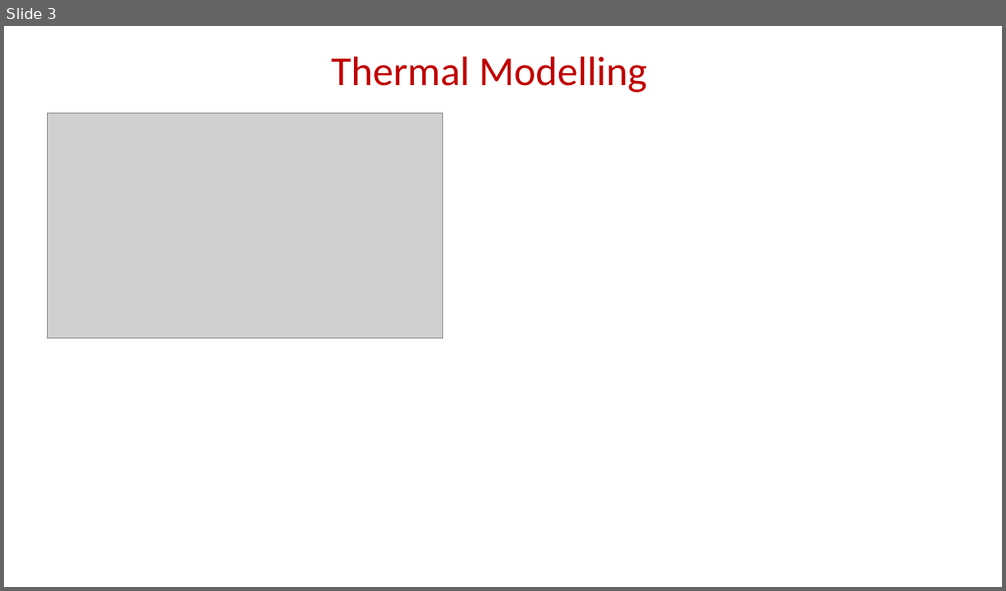
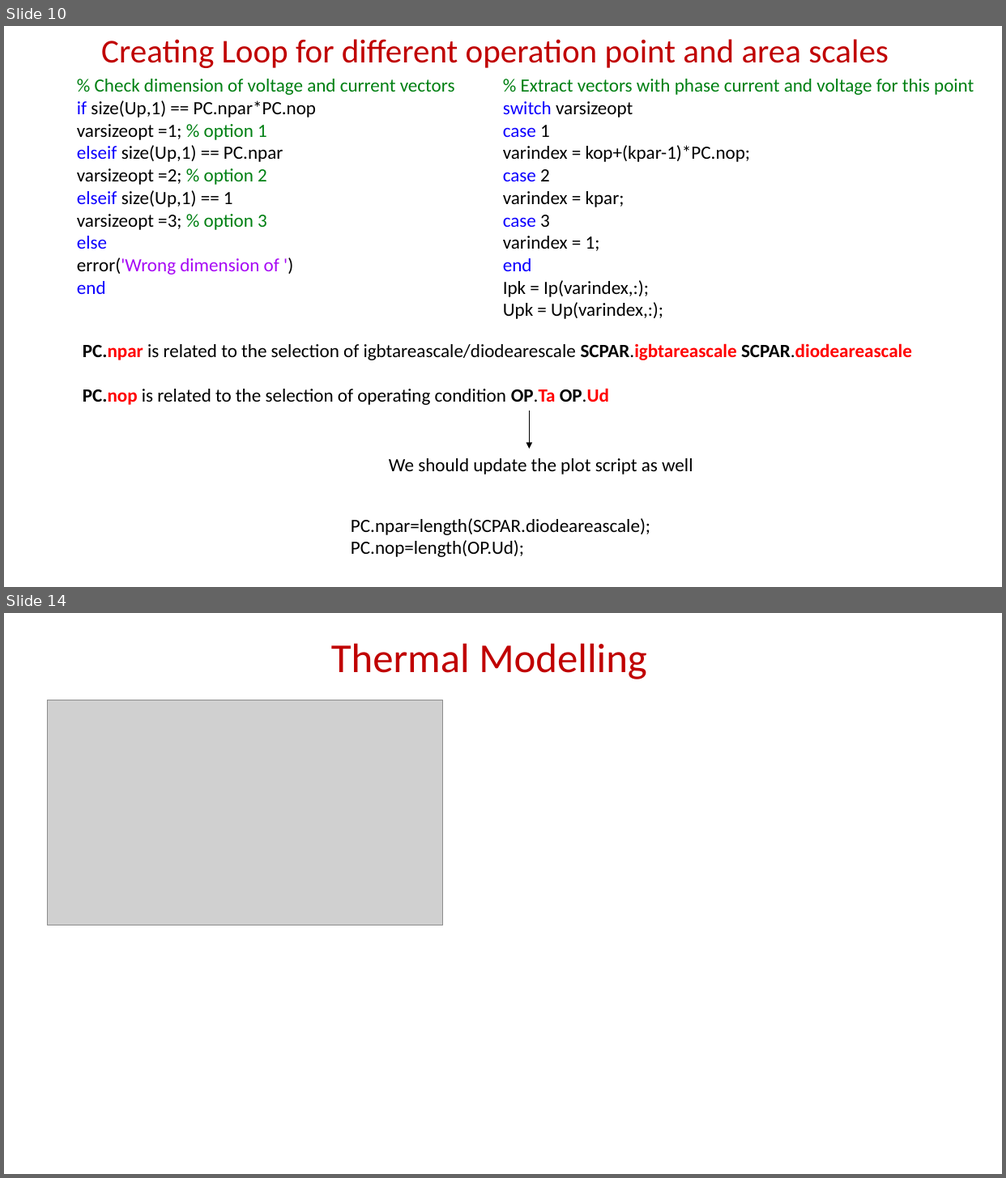
Before and after one commit to EnesAyaz/KTH, a slide deck: Weekly-Reports/IterativeSolutuon.pptx. Shown one above the other, each under a label of ours: slide 3 before the commit, slides 10 and 14 after it; the slides between them are not shown. The pictures are 1006x591 and 1006x1178 pixels, drawn with LibreOffice and Linux fonts; fonts in the diff are those of the drawing; grey boxes stand for pictures. Boxes give left, top, right and bottom in pixels: in the first picture for what was removed or moved away, otherwise in the second. Text is boxed around its words. In the diff, an @@ line names an element or a change of style, - is before the commit and + after.

```diff
--- a/Weekly-Reports/IterativeSolutuon.pptx
+++ b/Weekly-Reports/IterativeSolutuon.pptx
@@ slide 10 added at (4,26,1002,587), background #FFFFFF @@
@@ title added at (101,39,889,68), 32 pt, text #C00000 @@
+Creating Loop for different operation point and area scales
@@ text added at (77,79,455,294), 18 pt, text #000000 @@
+% Check dimension of voltage and current vectors
+if size(Up,1) == PC.npar*PC.nop
+varsizeopt =1; % option 1
+elseif size(Up,1) == PC.npar
+varsizeopt =2; % option 2
+elseif size(Up,1) == 1
+varsizeopt =3; % option 3
+else
+error('Wrong dimension of ')
+end
@@ text added at (503,79,974,319), 18 pt, text #000000 @@
+% Extract vectors with phase current and voltage for this point
+switch varsizeopt
+case 1
+varindex = kop+(kpar-1)*PC.nop;
+case 2
+varindex = kpar;
+case 3
+varindex = 1;
+end
+Ipk = Ip(varindex,:);
+Upk = Up(varindex,:);
@@ text added at (83,344,912,405), 18 pt, text #000000 @@
+PC.npar is related to the selection of igbtareascale/diodearescale SCPAR.igbtareascale SCPAR.diodeareascale
+PC.nop is related to the selection of operating condition OP.Ta OP.Ud
@@ arrow added from (530, 411) to (530, 449), #000000 0.5 pt @@
@@ text added at (389,459,692,475), 18 pt, text #000000 @@
+We should update the plot script as well
@@ text added at (351,518,650,557), 18 pt, text #000000 @@
+PC.npar=length(SCPAR.diodeareascale);
+PC.nop=length(OP.Ud);
@@ what was slide 3 is now slide 14 @@
```
Also in this commit, not shown: 1 slide changed, 9 other slides added, 1 slide removed, 7 other files.
